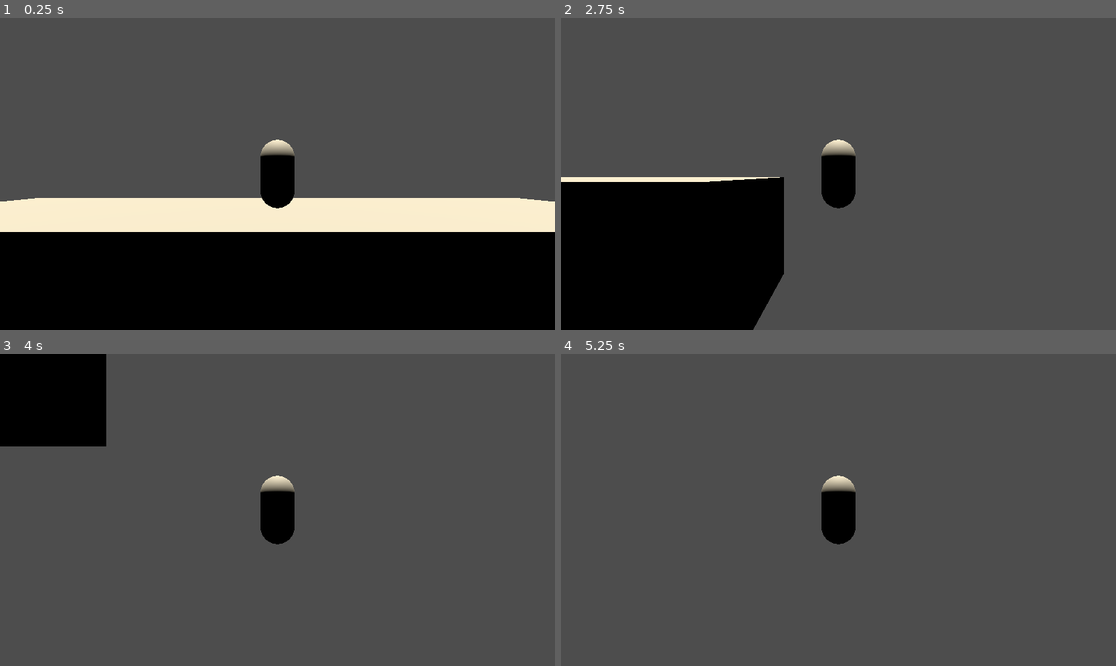
Above: before the commit, frames 1-4 (two rows, left to right).
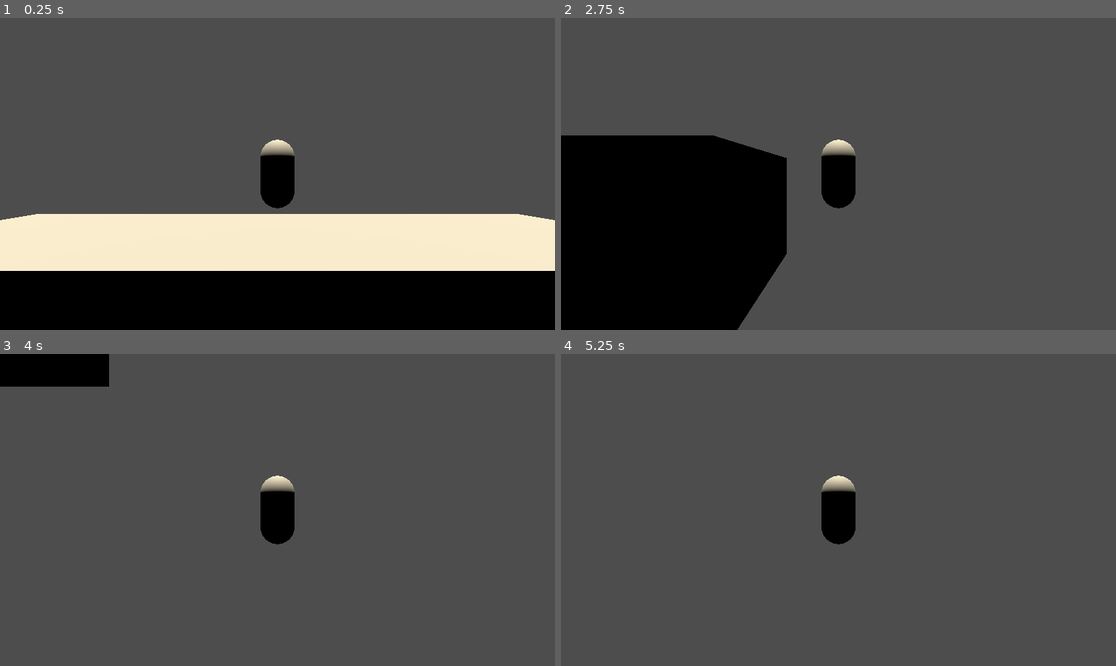
Above: after the commit, the same moments.

Repository: RadianceStorm/J226-Smash
Game: Godot game, scene res://temp.tscn
The game is run twice, just before and just after one commit, with the same random seed, the same clock (stepped at 60 frames per second) and the same inputs. The project has no main scene, so this scene is started directly.
Inputs:
- Up to frame 1 (0.25 s): no input
- Up to frame 2 (2.75 s): hold D (move_right) 0.53-1.28 s; tap Space (jump) at 0.77, 1.52 s; hold S (move_down) 1.28-2.03 s; hold D (move_right) from 2.03 s (still down)
- Up to frame 3 (4 s): tap Space (jump) at 3.02, 3.77 s; release D (move_right) at 3.53 s; hold A (move_left) from 3.53 s (still down)
- Up to frame 4 (5.25 s): tap Space (jump) at 4.52 s; tap Enter at 5 s; release A (move_left) at 5.03 s; hold S (move_down) from 5.03 s (still down)

The runs differ from the first frame. In frame 1, 18% of the frame differs, in the area x 0-100%, y 57-82%; in frame 2, 6.1%; in frame 3, 3.7%; in frame 4, nothing differs.

Commit message:
Add 2D Soft Platforms
I added the soft platforms, which had been paining me very much previously. The change to 2D made my life way easier.

Diff:
--- a/scenes/fighters/fighter_base.gd
+++ b/scenes/fighters/fighter_base.gd
@@ -80,8 +80,6 @@
 # Its position will be synced to this body every frame.
 @export var visual_3d: Node3D
 
-var _soft_platforms: Array = []
-
 func _ready() -> void:
 	if stats == null:
 		push_error("[FighterBase] 'stats' is not assigned in the inspector.")
@@ -91,9 +89,6 @@
 	floor_max_angle        = deg_to_rad(46)
 	add_to_group("fighter")
 	call_deferred("_collect_soft_platforms")
-
-func _collect_soft_platforms() -> void:
-	_soft_platforms = get_tree().get_nodes_in_group("soft_platforms")
 
 # --- Main Loop ---
 func _physics_process(delta: float) -> void:
@@ -259,7 +254,7 @@
 func _apply_move() -> void:
 	var was_grounded := grounded
 
-	_update_soft_platform_mask()
+	set_collision_mask_value(2, not Input.is_action_pressed("move_down"))
 
 	floor_snap_length = 0.15 if (state == State.GROUNDED or state == State.JUMPSQUAT) else 0.0
 	velocity = vel
@@ -276,33 +271,7 @@
 		print("[GROUND] Left ground")
 		_set_state(State.AIRBORNE)
 
-	_update_soft_platform_mask()
-
-func _update_soft_platform_mask() -> void:
-	var holding_down  := Input.is_action_pressed("move_down")
-	var bounds        := _get_hitbox_bounds()
-
-	var should_collide := true
-	if holding_down:
-		should_collide = false
-	else:
-		for platform in _soft_platforms:
-			var p_top:   float = platform.top_y
-			var p_left:  float = platform.left_x
-			var p_right: float = platform.right_x
-			# In 2D +Y is down, so "above the platform" means bottom < top_y
-			if bounds.bottom < p_top:
-				should_collide = false
-				floor_snap_length = 0.0
-				break
-			if bounds.left > p_right:
-				should_collide = false
-				break
-			if bounds.right < p_left:
-				should_collide = false
-				break
-
-	set_collision_mask_value(2, should_collide)
+	set_collision_mask_value(2, not Input.is_action_pressed("move_down"))
 
 func _on_land() -> void:
 	fastfalling              = false
--- a/scenes/stages/Stage.tscn
+++ b/scenes/stages/Stage.tscn
@@ -33,22 +33,20 @@
 debug_color = Color(0.67451, 0.694118, 0.701961, 0.419608)
 
 [node name="LedgePointLeft" type="Marker2D" parent="Geometry/MainPlatform" unique_id=1041537427]
-position = Vector2(-10, 0.5)
 script = ExtResource("3_dhi2t")
 
 [node name="LedgePointRight" type="Marker2D" parent="Geometry/MainPlatform" unique_id=80392809]
-position = Vector2(10, 0.5)
 script = ExtResource("4_otbg8")
 
 [node name="SoftPlatform" type="StaticBody2D" parent="Geometry" unique_id=669965720]
-position = Vector2(5, 5)
 collision_layer = 2
 collision_mask = 0
 script = ExtResource("3_otxmh")
 
 [node name="CollisionShape2D" type="CollisionShape2D" parent="Geometry/SoftPlatform" unique_id=1182341992]
-position = Vector2(0, 0.4949999)
+position = Vector2(500, -500)
 shape = SubResource("RectangleShape2D_ej7ts")
+one_way_collision = true
 
 [node name="3D" type="Node3D" parent="." unique_id=831564609]
 
@@ -59,7 +57,8 @@
 mesh = SubResource("BoxMesh_otxmh")
 skeleton = NodePath("../../../Geometry/MainPlatform")
 
-[node name="MeshInstance3D" type="MeshInstance3D" parent="3D/Visuals" unique_id=1450649517]
+[node name="SoftPlatformMesh" type="MeshInstance3D" parent="3D/Visuals" unique_id=1450649517]
+transform = Transform3D(1, 0, 0, 0, 1, 0, 0, 0, 1, 5, 5, 0)
 mesh = SubResource("BoxMesh_dhi2t")
 skeleton = NodePath("../../../Geometry/SoftPlatform")
 
@@ -75,5 +74,7 @@
 [node name="SpawnPoints" type="Node2D" parent="." unique_id=760276263]
 
 [node name="SpawnP1" type="Marker2D" parent="SpawnPoints" unique_id=278198932]
+position = Vector2(-500, -500)
 
 [node name="SpawnP2" type="Marker2D" parent="SpawnPoints" unique_id=19418539]
+position = Vector2(0, -500)
--- a/scenes/stages/platform_soft.gd
+++ b/scenes/stages/platform_soft.gd
@@ -9,8 +9,3 @@
 func _ready() -> void:
 	add_to_group("platforms")
 	add_to_group("soft_platforms")
-	var shape := $CollisionShape2D.shape as RectangleShape2D
-	# In 2D +Y is down, so the top edge is global_position.y - half height
-	top_y   = global_position.y - shape.size.y / 2.0
-	left_x  = global_position.x - shape.size.x / 2.0
-	right_x = global_position.x + shape.size.x / 2.0
--- a/temp.tscn
+++ b/temp.tscn
@@ -9,6 +9,6 @@
 [node name="StageTest" parent="." unique_id=1503120814 instance=ExtResource("1_isop2")]
 
 [node name="Fighter" parent="." unique_id=458329245 instance=ExtResource("2_16pht")]
-position = Vector2(-0.00362396, 5.15815)
+position = Vector2(0, -500)
 
 [node name="Camera" parent="." unique_id=1093603751 instance=ExtResource("3_1kfes")]
